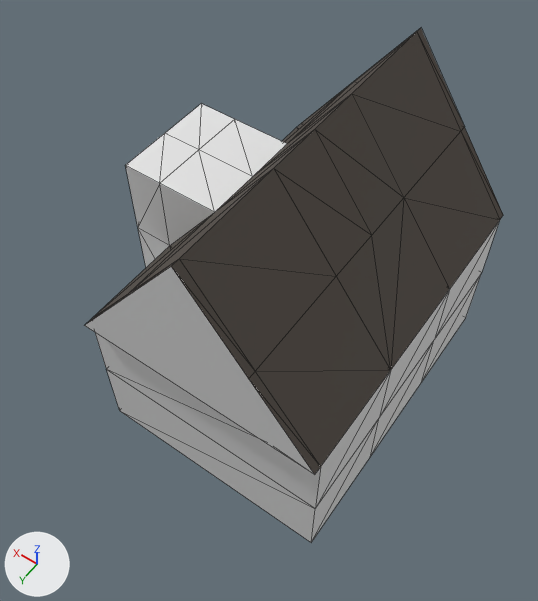
Renders of the glTF model public/models/house.glb from each side of a commit.
Before and after are seen from a 50 mm camera at (-1.46, 2.42, 4.29) aimed at (0.12, 0.2, 0.8). Lighting does not change. The marker at lower left points along +X, +Y and +Z. Mesh edges are drawn as thin lines. Where no turn or scale is listed for an object, it has been applied to the vertices. Vertices at the same position are counted once.

In view in the first picture: 'House'.
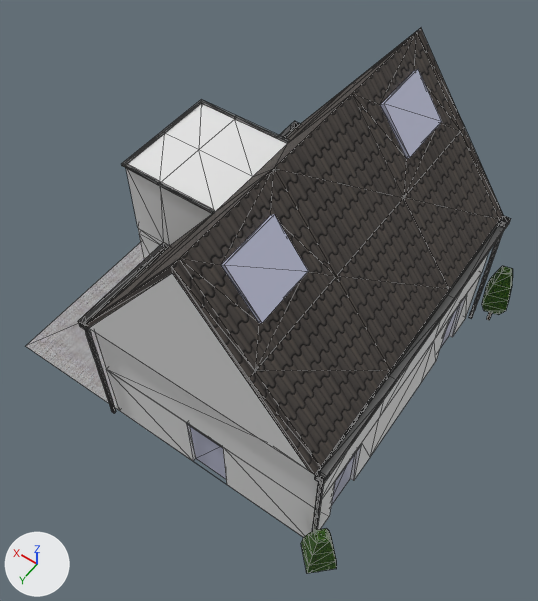
What the commit changed:
Picture 'albedo.001' (img_albedo_001) is new.
Picture 'normal.001' (img_normal_001) is new.
Picture 'leaves' (img_leaves) is new.
Picture 'normal.002' (img_normal_002) is new.
Material 'Patio' (mat_patio) is new.
Uses the picture img_albedo_001.
Uses the picture img_normal_001.
Material 'Wood' (mat_wood) is new.
Its base color is (0.0274, 0.013, 0.0000812) (brown #2e1e00).
Its roughness is 1.0.
Material 'Leaves' (mat_leaves) is new.
Uses the picture img_leaves.
Uses the picture img_normal_002.
me_house is used by ob_house; location (0.0, 0.0, 1.333).
me_house had 222 vertices, 394 faces and spanned x -0.75..1.0, y -1.05..1.05, z -1.33..0.67.
me_house now has 695 vertices, 1309 faces and spans x -0.98..1.63, y -1.19..1.23, z -1.33..0.67.
me_house part 1: a new loose piece of 32 vertices spanning x -0.98..-0.74, y 1.0..1.23, z -1.33..-0.8.
me_house part 2: a new loose piece of 32 vertices spanning x -0.98..-0.78, y -1.19..-0.98, z -1.33..-0.8.
me_house part 3: 2 vertices removed from x -0.38..0.0, y 0.0, z 0.17..0.67; 379 vertices added at x -0.8..1.63, y -1.05..1.05, z -1.33..0.63.
me_house part 4: 324 kept faces spanning x -0.75..1.0, y -1.05..1.05, z -1.33..0.67 get new texture (UV) coordinates.
me_house now uses material mat_patio.
me_house now uses material mat_leaves.
me_house now uses material mat_wood (brown #2e1e00).

Pixel boxes (x1, y1, x2, y2) of what changed, in the pictures (538 x 601 px):
'House', reshaped (16% wider, 6% taller): before (84, 28, 503, 542); after (26, 28, 513, 573)
part 1 of me_house, added (green): after (301, 528, 337, 573)
part 2 of me_house, added (green): after (482, 266, 513, 320)
part 3 of me_house, built on: before (222, 95, 404, 370); after (26, 32, 511, 537)
part 4 of me_house, surface changed: (85, 28, 503, 508) in both
